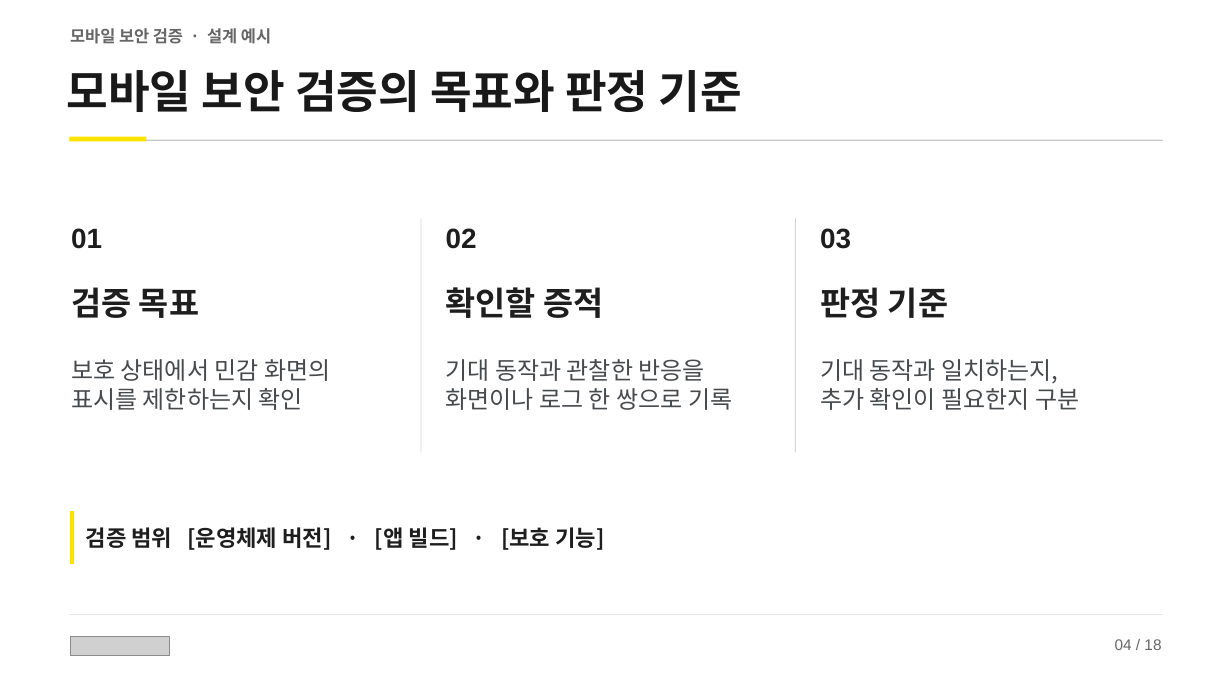
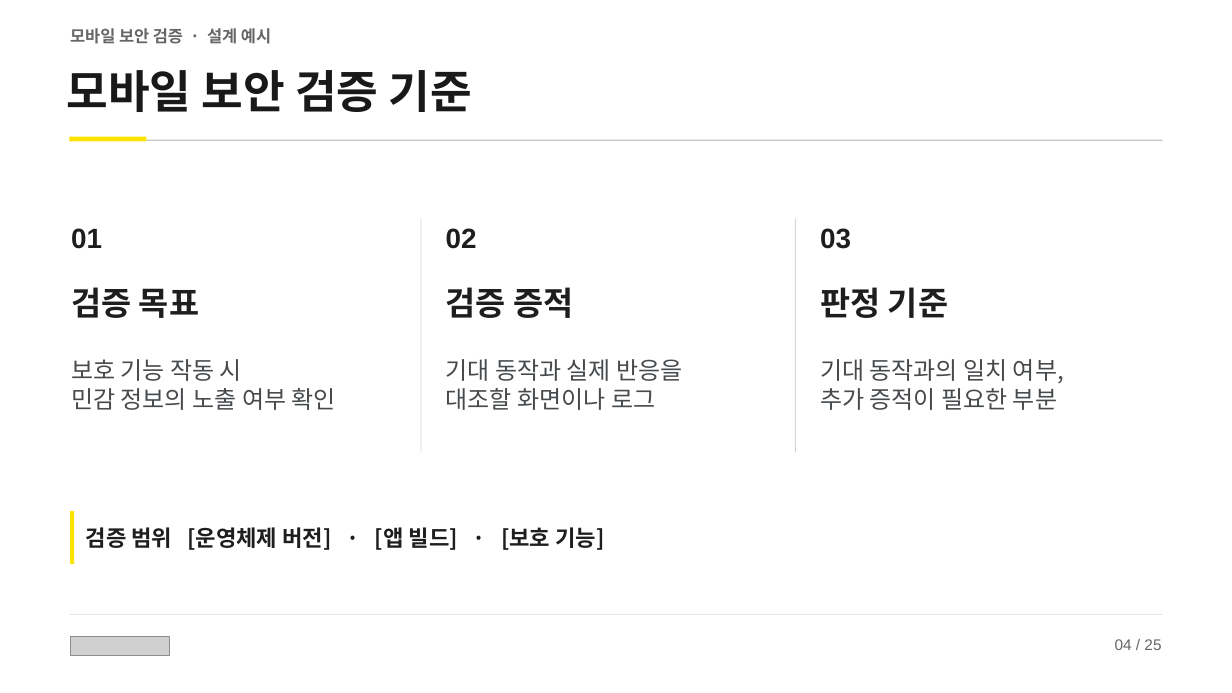
Before and after one commit to Ryuuuuu/maestro-gpui, a slide deck: slide 4 of assets/icons/kakaobank-security-onboarding.pptx. Drawn at 1232x693 pixels with LibreOffice and Linux fonts; fonts in the diff are those of the drawing; grey boxes stand for pictures. Boxes give left, top, right and bottom in pixels: in the first picture for what was removed or moved away, otherwise in the second. Text is boxed around its words. In the diff, an @@ line names an element or a change of style, - is before the commit and + after.

```diff
--- a/assets/icons/kakaobank-security-onboarding.pptx
+++ b/assets/icons/kakaobank-security-onboarding.pptx
@@ text at [66, 70, 471, 112]: text changed @@
-모바일 보안 검증의 목표와 판정 기준
+모바일 보안 검증 기준
@@ text at [446, 287, 573, 318]: text changed @@
-확인할 증적
+검증 증적
@@ text at [71, 359, 336, 410]: text changed @@
-보호 상태에서 민감 화면의
-표시를 제한하는지 확인
+보호 기능 작동 시
+민감 정보의 노출 여부 확인
@@ text at [446, 359, 682, 410]: text changed @@
-기대 동작과 관찰한 반응을
-화면이나 로그 한 쌍으로 기록
+기대 동작과 실제 반응을
+대조할 화면이나 로그
@@ text at [820, 359, 1064, 410]: text changed @@
-기대 동작과 일치하는지,
-추가 확인이 필요한지 구분
+기대 동작과의 일치 여부,
+추가 증적이 필요한 부분
@@ text at [1115, 639, 1161, 650]: text changed @@
-04 / 18
+04 / 25
```
Also in this commit, not shown: 11 other slides changed, 12 slides added, 5 slides removed.
